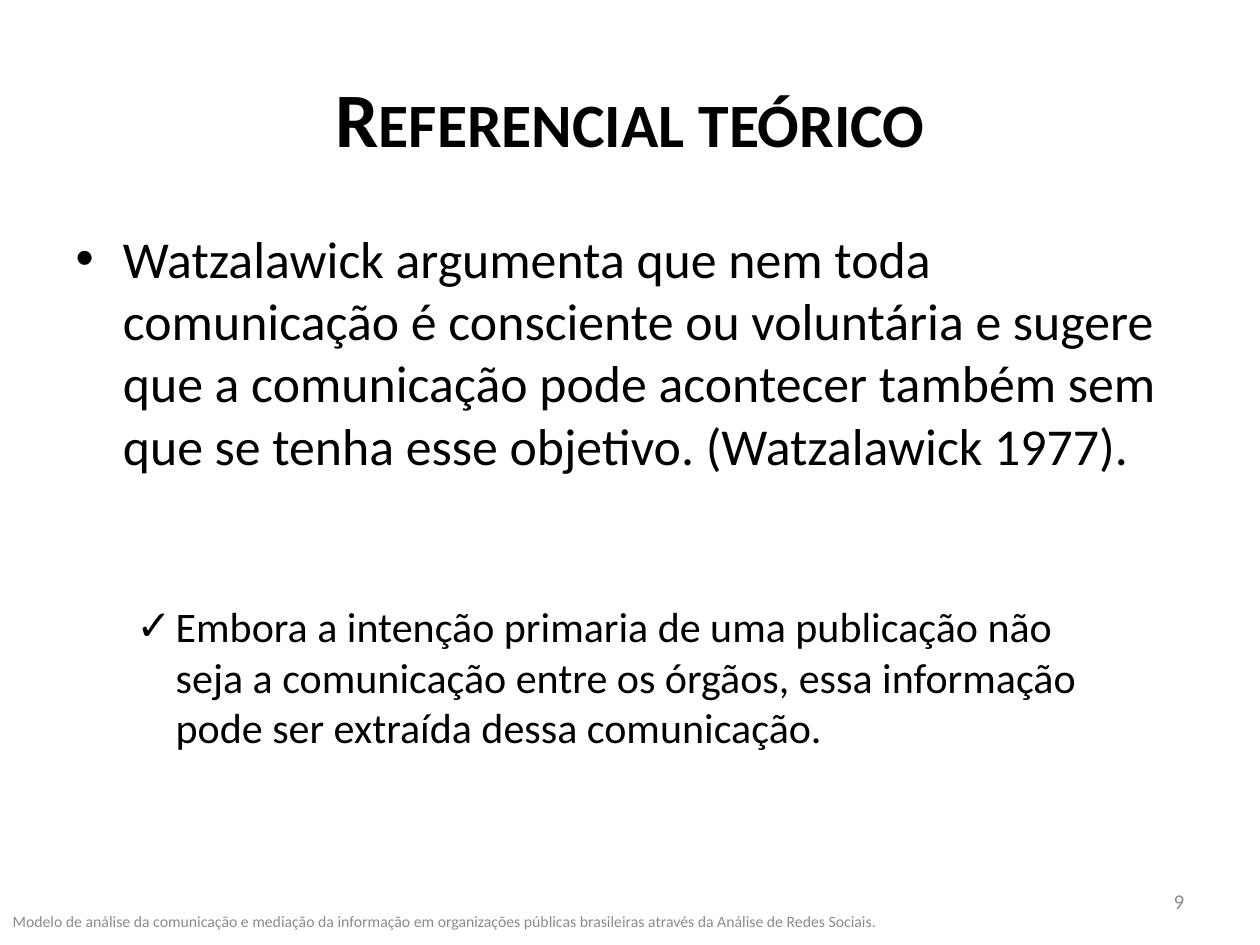
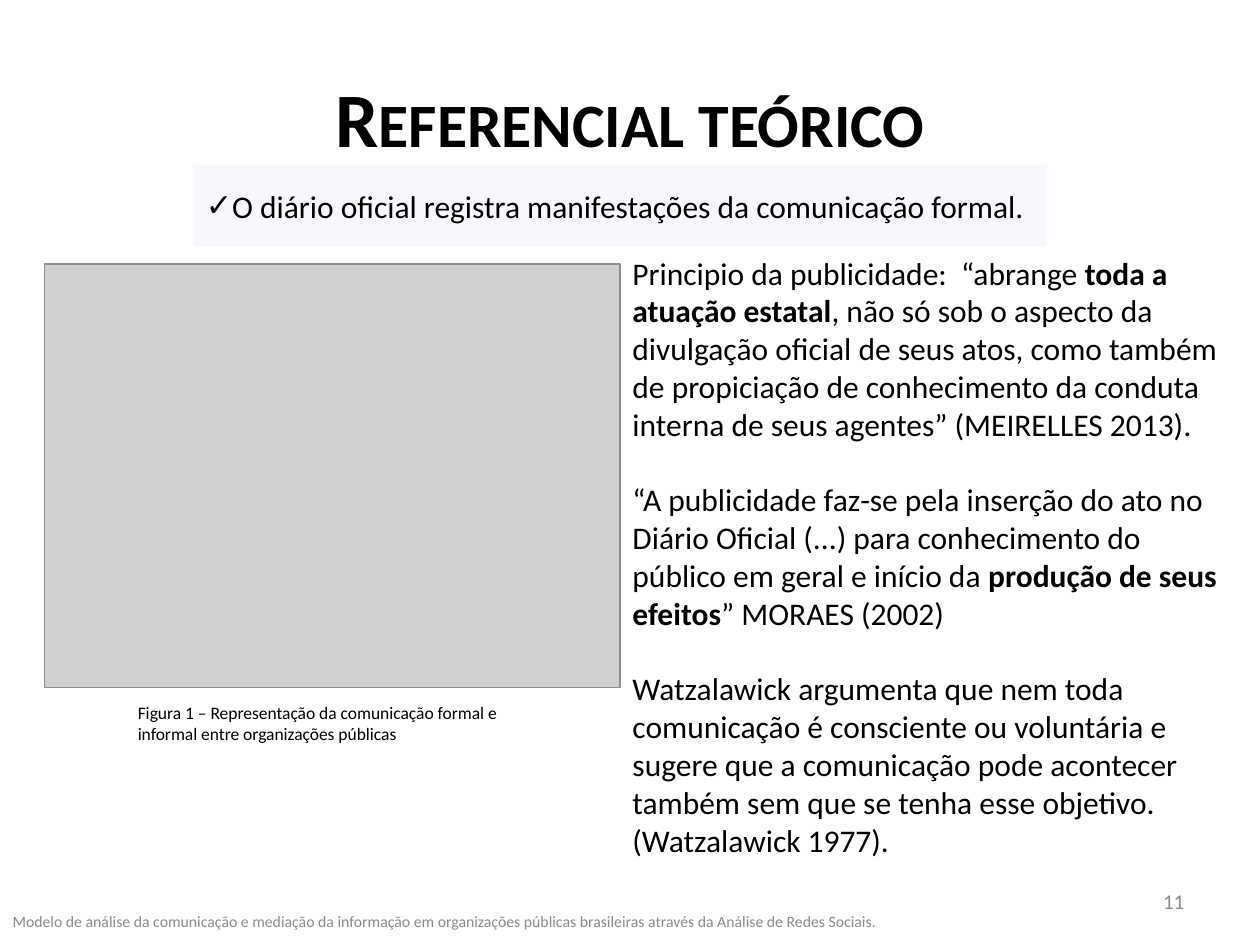
Before and after one commit to frubbs/analisador-dou, a slide deck: slide 11 of Dissertacao/Apresentação1.pptx (slide 9 before the commit). Drawn at 1260x945 pixels with LibreOffice and Linux fonts; fonts in the diff are those of the drawing; grey boxes stand for pictures. Boxes give left, top, right and bottom in pixels: in the first picture for what was removed or moved away, otherwise in the second. Text is boxed around its words. In the diff, an @@ line names an element or a change of style, - is before the commit and + after.

```diff
--- a/Dissertacao/Apresentação1.pptx
+++ b/Dissertacao/Apresentação1.pptx
@@ rectangle added at [194, 165, 1047, 247], fill #4F81BD at 5% opacity, 18 pt, text #000000 @@
+✓ O diário oficial registra manifestações da comunicação formal.
@@ picture added at [44, 265, 620, 688] @@
@@ text removed at [123, 242, 1155, 474] @@
-• Watzalawick argumenta que nem toda comunicação é consciente ou voluntária e sugere que a comunicação pode acontecer também sem que se tenha esse objetivo. (Watzalawick 1977).
@@ text added at [632, 262, 1217, 856], 18 pt, text #000000 @@
+Principio da publicidade: “abrange toda a atuação estatal, não só sob o aspecto da divulgação oficial de seus atos, como também de propiciação de conhecimento da conduta interna de seus agentes” (MEIRELLES 2013).
+“A publicidade faz-se pela inserção do ato no Diário Oficial (...) para conhecimento do público em geral e início da produção de seus efeitos” MORAES (2002)
+Watzalawick argumenta que nem toda comunicação é consciente ou voluntária e sugere que a comunicação pode acontecer também sem que se tenha esse objetivo. (Watzalawick 1977).
@@ text "Figura 1 – Representação da ..." at [138, 707, 497, 743]: vertical alignment top to middle @@
@@ text at [138, 707, 497, 743]: text changed; size 24 to 10 pt @@
-✓ Embora a intenção primaria de uma publicação não seja a comunicação entre os órgãos, essa informação pode ser extraída dessa comunicação.
+Figura 1 – Representação da comunicação formal e
+informal entre organizações públicas
@@ page number at [1163, 895, 1184, 909]: text changed @@
-9
+11
```
Also in this commit, not shown: 5 other slides changed, 1 slide added, 4 slides removed.
